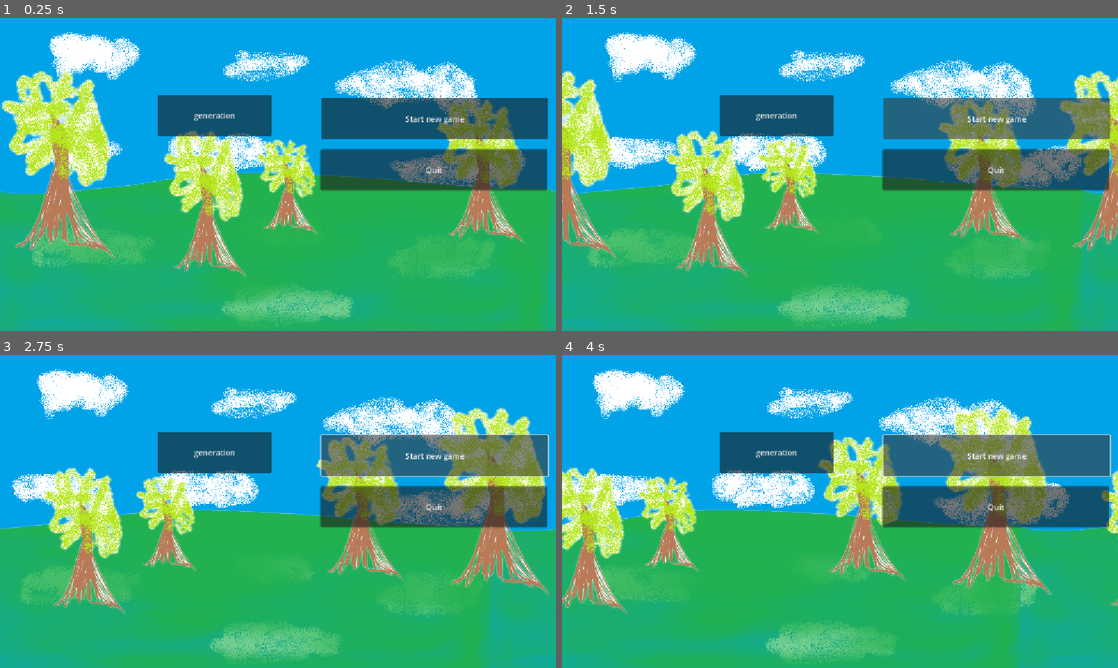
Above: before the commit, frames 1-4 (two rows, left to right).
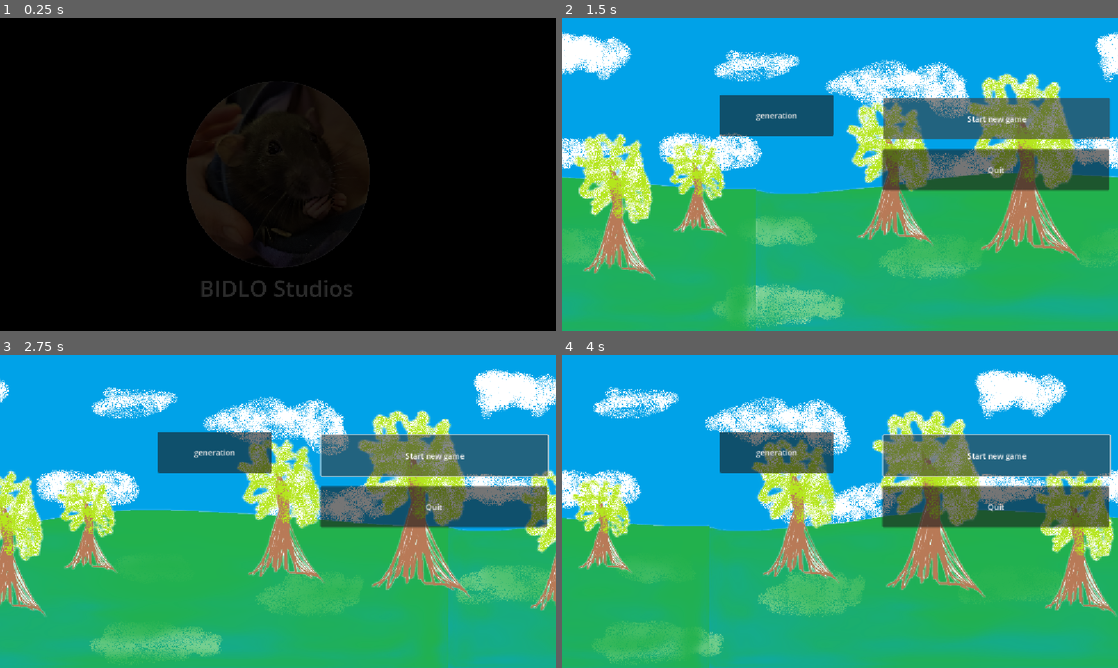
Above: after the commit, the same moments.

Repository: FallenKing12/Trainwreck
Game: Godot game, scene res://menu/menu.tscn
The game is run twice, just before and just after one commit, with the same random seed, the same clock (stepped at 60 frames per second) and the same inputs.
Inputs (mouse positions are in pixels of both pictures, inside the frame that each line leads up to):
- Up to frame 1 (0.25 s): no input
- Up to frame 2 (1.5 s): click (995, 118) at 0.5 s, where only the run before the commit has a clickable "Start new game"; click "Start new game" at 1.25 s
- Up to frame 3 (2.75 s): tap Enter at 2 s; hold Right (ui_right) from 2.03 s (still down)
- Up to frame 4 (4 s): release Right (ui_right) at 2.78 s; hold Down (ui_down) 2.78-3.53 s; hold Right (ui_right) from 3.53 s (still down)

The runs differ from the first frame. In frame 1, 100% of the frame differs, in the area x 0-100%, y 0-100%; in frame 2, 50%; in frame 3, 47%; in frame 4, 51%.

Commit message:
Added intro, can be skipped

Diff:
--- /dev/null
+++ b/intro/intro.gd
@@ -0,0 +1,30 @@
+extends Control
+
+@onready var cam = $"../Camera2D"
+
+var skipped = false
+
+func _ready() -> void:
+	$Intro.modulate.a = 0
+	self.modulate.a = 1
+
+	var tween = create_tween()
+
+	tween.tween_property($Intro, "modulate:a", 1.0, 1.5)
+
+	tween.tween_interval(4.0)
+
+	tween.tween_property($Intro, "modulate:a", 0.0, 1.0)
+	tween.tween_property(self, "modulate:a", 0.0, 1.0)
+
+func _process(delta: float) -> void:
+	global_position = cam.global_position - Vector2(576.0, 324.0)
+	$Intro.global_position = global_position + Vector2(576.0, 324.0)
+
+	if Input.is_anything_pressed() or self.modulate.a == 0:
+		queue_free()
+		if self.modulate.a != 0:
+			skipped = true
+
+		var menu = get_parent()
+		menu.intro(skipped)
--- /dev/null
+++ b/intro/intro.tscn
@@ -0,0 +1,34 @@
+[gd_scene format=3 uid="uid://cjnwguhiommw4"]
+
+[ext_resource type="Texture2D" uid="uid://bv3is68mso2sa" path="res://intro/intro.png" id="1_fpmxm"]
+[ext_resource type="Script" uid="uid://bmvw2i4ei1i0a" path="res://intro/intro.gd" id="1_jkt4n"]
+[ext_resource type="Texture2D" uid="uid://d1blj0t58lhg7" path="res://intro/bg.png" id="3_vjsr4"]
+
+[node name="intro" type="Control" unique_id=975373086]
+layout_mode = 3
+anchors_preset = 15
+anchor_right = 1.0
+anchor_bottom = 1.0
+grow_horizontal = 2
+grow_vertical = 2
+script = ExtResource("1_jkt4n")
+
+[node name="Intro" type="Sprite2D" parent="." unique_id=1709491960]
+top_level = true
+position = Vector2(576, 324)
+scale = Vector2(0.465, 0.465)
+texture = ExtResource("1_fpmxm")
+
+[node name="Label" type="Label" parent="Intro" unique_id=1662935235]
+offset_left = -492.47314
+offset_top = 436.55914
+offset_right = 479.56995
+offset_bottom = 565.5914
+theme_override_font_sizes/font_size = 100
+text = "BIDLO Studios"
+horizontal_alignment = 1
+
+[node name="Sprite2D" type="Sprite2D" parent="." unique_id=1769640406]
+position = Vector2(576, 324)
+scale = Vector2(1.4014598, 0.77884614)
+texture = ExtResource("3_vjsr4")
--- a/menu/menu.gd
+++ b/menu/menu.gd
@@ -2,14 +2,44 @@
 
 
 func _ready() -> void:
+	$Camera2D.global_position = Vector2(576.0, 0.0)
+
+	$Start_button.modulate.a = 0.0
+	$Quit_button.modulate.a = 0.0
+	$test_button.modulate.a = 0.0
+
+	$Start_button.disabled = true
+	$Quit_button.disabled = true
+	$test_button.disabled = true
+
+func _process(delta: float) -> void:
+	$Sky.scroll_offset.x -= 100 * delta
+	$Ground.scroll_offset.x -= 500 * delta
+	$Trees.scroll_offset.x -= 1000 * delta
 	pass
 
 
-func _process(delta: float) -> void:
-	$Sky.scroll_offset.x -= 10 * delta
-	$Ground.scroll_offset.x -= 50 * delta
-	$Trees.scroll_offset.x -= 100 * delta
-	pass
+func intro(skipped: bool) -> void:
+	if skipped:
+		$Camera2D.global_position = Vector2(576.0, 324.0)
+
+		$Start_button.modulate.a = 1.0
+		$Quit_button.modulate.a = 1.0
+		$test_button.modulate.a = 1.0
+
+		$Start_button.disabled = false
+		$Quit_button.disabled = false
+		$test_button.disabled = false
+	else:
+		var tween = create_tween()
+		tween.tween_property($Camera2D, "global_position", Vector2(576.0, 324.0), 5.0)
+
+		$Start_button.disabled = false
+		tween.tween_property($Start_button, "modulate:a", 1, 1.0)
+		$Quit_button.disabled = false
+		tween.tween_property($Quit_button, "modulate:a", 1, 1.0)
+		$test_button.disabled = false
+		tween.tween_property($test_button, "modulate:a", 1, 1.0)
 
 
 func _on_start_button_pressed() -> void:
--- a/menu/menu.tscn
+++ b/menu/menu.tscn
@@ -4,6 +4,7 @@
 [ext_resource type="Script" uid="uid://b2owfil6webgc" path="res://menu/menu.gd" id="1_pbjm4"]
 [ext_resource type="Texture2D" uid="uid://v5fwgr5cwe8y" path="res://menu/background/bg2.png" id="2_pbjm4"]
 [ext_resource type="Texture2D" uid="uid://dtw3hdfbpwbeb" path="res://menu/background/bg3.png" id="3_svuvw"]
+[ext_resource type="PackedScene" uid="uid://cjnwguhiommw4" path="res://intro/intro.tscn" id="5_svuvw"]
 
 [node name="menu" type="Node2D" unique_id=1356658951]
 script = ExtResource("1_pbjm4")
@@ -23,6 +24,7 @@
 texture = ExtResource("2_pbjm4")
 
 [node name="Trees" type="Parallax2D" parent="." unique_id=1707472212]
+scroll_offset = Vector2(7, 5)
 repeat_size = Vector2(1152, 0)
 
 [node name="bg3" type="Sprite2D" parent="Trees" unique_id=1323873100]
@@ -52,6 +54,11 @@
 offset_bottom = 244.0
 text = "generation"
 
+[node name="intro" parent="." unique_id=975373086 instance=ExtResource("5_svuvw")]
+
+[node name="Camera2D" type="Camera2D" parent="." unique_id=50778269]
+position = Vector2(576, 324)
+
 [connection signal="pressed" from="Start_button" to="." method="_on_start_button_pressed"]
 [connection signal="pressed" from="Quit_button" to="." method="_on_quit_button_pressed"]
 [connection signal="pressed" from="test_button" to="." method="_on_test_button_pressed"]
Not shown, added: assets/tilesets/tileset.png.import
Binary file added: intro/bg.png
Not shown, added: intro/bg.png.import
Not shown, added: intro/intro.gd.uid
Binary file added: intro/intro.png
Not shown, added: intro/intro.png.import
Not shown, added: scenes/test_scene/proc_gen_world.gd.uid
